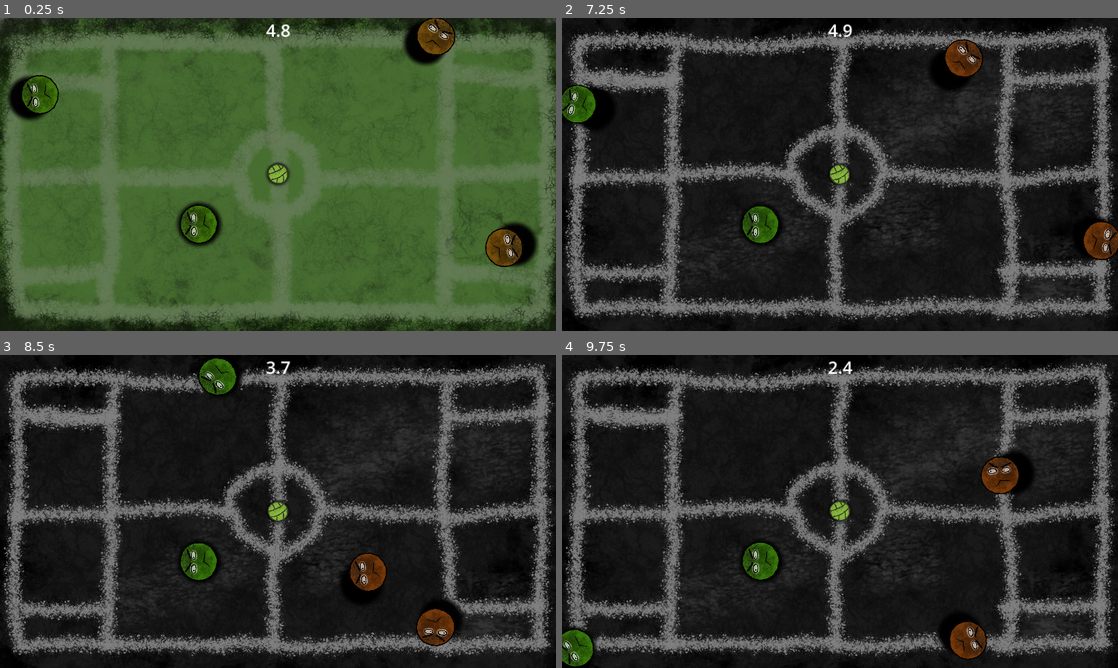
Above: before the commit, frames 1-4 (two rows, left to right).
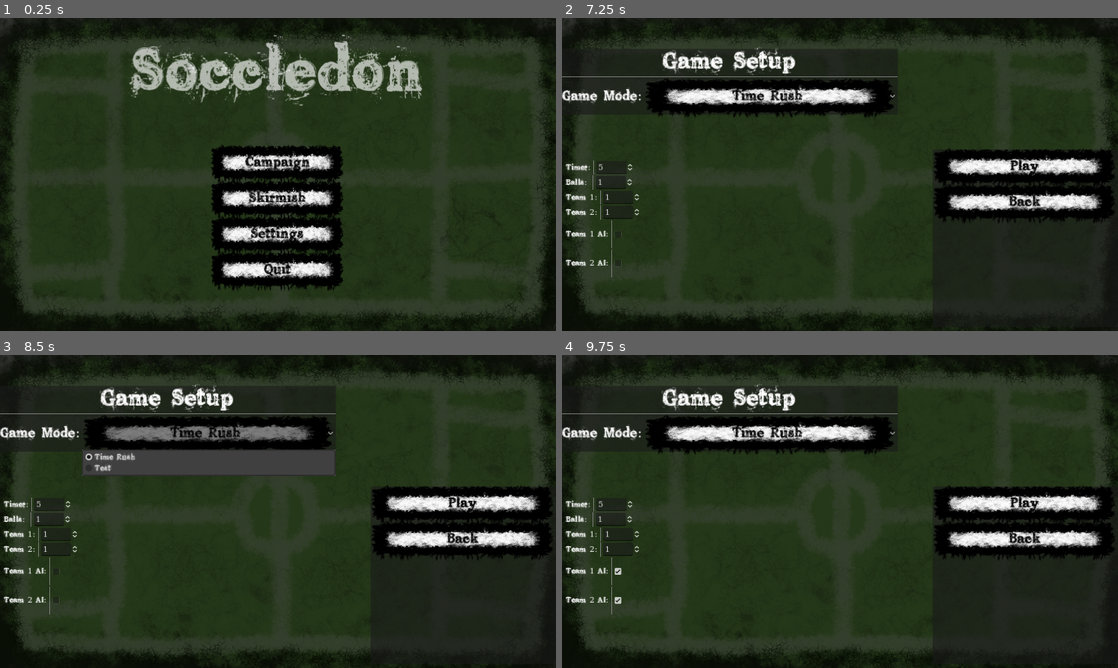
Above: after the commit, the same moments.

Repository: Aizohiith/Project_Tennis
Game: Godot game, scene res://Scenes/Main/Menu/Menu.tscn
Two runs of this game, one before a commit and one after it. Both use one fixed random seed, a clock stepped at 60 frames per second and the inputs below. Before the commit the project starts from res://Scenes/Test/Test.tscn.
Inputs (mouse positions are in pixels of both pictures, inside the frame that each line leads up to):
- Up to frame 1 (0.25 s): no input
- Up to frame 2 (7.25 s): click (840, 199) at 0.5 s, where only the run after the commit has a clickable "Skirmish"; click (773, 96) at 1.25 s, where only the run after the commit has a clickable "Time Rush"; click (617, 233) at 2.02 s; click (617, 262) at 2.77 s; click (1023, 165) at 3.5 s, where only the run after the commit has a clickable "Play"; click (1023, 165) at 4.25 s, where only the run after the commit has a clickable "Play"; click (773, 96) at 5 s, where only the run after the commit has a clickable "Time Rush"; click (617, 233) at 5.77 s; click (617, 262) at 6.52 s
- Up to frame 3 (8.5 s): click (461, 502) at 7.25 s, where only the run after the commit has a clickable "Play"; click (211, 433) at 8 s, where only the run after the commit has a clickable "Time Rush"
- Up to frame 4 (9.75 s): click (617, 570) at 8.77 s; click (617, 599) at 9.52 s

The runs differ from the first frame. In frame 1, 94% of the frame differs, in the area x 0-100%, y 0-100%; in frame 2, 62%; in frame 3, 62%; in frame 4, 62%.
Error after the commit: Parse Error: Identifier "Steam" not declared in the current scope. (res://Signeltons/Game_Manager.gd:26)

Commit message:
Added Steam Integration

Diff:
--- a/Scenes/Ball/Ball.gd
+++ b/Scenes/Ball/Ball.gd
@@ -3,13 +3,18 @@
 
 # Called when the node enters the scene tree for the first time.
 func _ready():
-	pass # Replace with function body.
-
+	Reset()
 
 # Called every frame. 'delta' is the elapsed time since the previous frame.
 func _process(delta):
-	pass
+	if (freeze):
+		Reset()
 
+func Reset():
+	await  get_tree().create_timer(0.01).timeout
+	set_axis_velocity(Vector2(0, 0))
+	global_position = Vector2(0, 0)
+	freeze = false
 
 func _on_sound_area_area_entered(area):
 	Game_Manager.gg_Screen_Shake.emit(1)
--- a/Scenes/Field/Field.gd
+++ b/Scenes/Field/Field.gd
@@ -15,7 +15,7 @@
 
 # Called when the node enters the scene tree for the first time.
 func _ready():
-	gg_Sprite.texture = garr_Sprites.pick_random()
+	Reset()
 
 # Called every frame. 'delta' is the elapsed time since the previous frame.
 func _process(delta):
@@ -27,3 +27,7 @@
 		gg_Ball_Side = enum_Ball_Sides.RIGHT
 	else:
 		gg_Ball_Side = enum_Ball_Sides.LINE
+
+func Reset():
+	gg_Ball_Side = enum_Ball_Sides.LINE
+	gg_Sprite.texture = garr_Sprites.pick_random()
--- a/Scenes/Game_Modes/Game_Mode_Resetting_Timer/Game_Mode_Restting_Timer.gd
+++ b/Scenes/Game_Modes/Game_Mode_Resetting_Timer/Game_Mode_Restting_Timer.gd
@@ -2,9 +2,14 @@
 
 @export var gf_Max_Swap_Time = 5
 @onready var lbl_Timer = $UI/lbl_Timer
+@onready var gg_Right_Score = $UI/Right_Score
+@onready var gg_Left_Score = $UI/Left_Score
+
 var gf_Time_Since_Swap : float = 0
 var gg_Field : Node2D
 var gg_Pre_Ball_Side : int = 0
+var gi_Team_1_Score : int = 0
+var gi_Team_2_Score : int = 0
 # Called when the node enters the scene tree for the first time.
 func _ready():
 	gg_Field = get_parent().get_node("Field")
@@ -18,18 +23,38 @@
 		gg_Pre_Ball_Side = gg_Field.gg_Ball_Side
 
 	lbl_Timer.text = str(round(10 * (gf_Max_Swap_Time - gf_Time_Since_Swap)) / 10)
+	gg_Right_Score.text = "" + str(gi_Team_2_Score)
+	gg_Left_Score.text = "" + str(gi_Team_1_Score)
 	if gf_Max_Swap_Time - gf_Time_Since_Swap <= 0:
 		lbl_Timer.text = "Game Over\n"
 		match gg_Field.gg_Ball_Side:
 			gg_Field.enum_Ball_Sides.LEFT:
 				lbl_Timer.text += "Right Won\n"
+				gi_Team_2_Score += 1
 			gg_Field.enum_Ball_Sides.RIGHT:
 				lbl_Timer.text += "Left Won\n"
+				gi_Team_1_Score += 1
 			gg_Field.enum_Ball_Sides.LINE:
 				lbl_Timer.text += "Line: Draw\n"
+				gi_Team_1_Score += 1
+				gi_Team_2_Score += 1
 			gg_Field.enum_Ball_Sides.OUT:
 				lbl_Timer.text += "Out: Rematch\n"
 		get_tree().paused = true
 		await get_tree().create_timer(1.5).timeout
 		get_tree().paused = false
-		Load_Manager.Load_Scene("res://Scenes/Test/Test.tscn")
+		Reset()
+
+
+func Reset():
+	gf_Time_Since_Swap = 0
+	gg_Pre_Ball_Side = 0
+	gg_Field.Reset()
+
+	var larr_Balls = get_tree().get_nodes_in_group("Ball")
+	for C1 in range(len(larr_Balls)):
+		larr_Balls[C1].freeze = true
+
+	var larr_Players = get_tree().get_nodes_in_group("Player")
+	for C1 in range(len(larr_Players)):
+		larr_Players[C1].freeze = true
--- a/Scenes/Game_Modes/Game_Mode_Resetting_Timer/Game_Mode_Restting_Timer.tscn
+++ b/Scenes/Game_Modes/Game_Mode_Resetting_Timer/Game_Mode_Restting_Timer.tscn
@@ -1,11 +1,14 @@
-[gd_scene load_steps=3 format=3 uid="uid://b8py68tldai28"]
+[gd_scene load_steps=4 format=3 uid="uid://b8py68tldai28"]
 
 [ext_resource type="Script" path="res://Scenes/Game_Modes/Game_Mode_Resetting_Timer/Game_Mode_Restting_Timer.gd" id="1_gy4io"]
 
 [sub_resource type="LabelSettings" id="LabelSettings_ob2fx"]
 font_size = 36
 
-[node name="Game_Mode_Restting_Timer" type="Node"]
+[sub_resource type="LabelSettings" id="LabelSettings_4wf1t"]
+font_size = 36
+
+[node name="Node" type="Node"]
 script = ExtResource("1_gy4io")
 
 [node name="UI" type="CanvasLayer" parent="."]
@@ -21,3 +24,22 @@
 grow_horizontal = 2
 text = "0"
 label_settings = SubResource("LabelSettings_ob2fx")
+
+[node name="Left_Score" type="Label" parent="UI"]
+offset_right = 40.0
+offset_bottom = 23.0
+text = "Team 1: 0"
+label_settings = SubResource("LabelSettings_4wf1t")
+vertical_alignment = 1
+
+[node name="Right_Score" type="Label" parent="UI"]
+anchors_preset = 1
+anchor_left = 1.0
+anchor_right = 1.0
+offset_left = -166.0
+offset_bottom = 50.0
+grow_horizontal = 0
+text = "Team 2: 0"
+label_settings = SubResource("LabelSettings_4wf1t")
+horizontal_alignment = 2
+vertical_alignment = 1
--- a/Scenes/Main/Free_Play/Free_Play.gd
+++ b/Scenes/Main/Free_Play/Free_Play.gd
@@ -3,6 +3,10 @@
 @onready var gg_Game_Mode_Option_Button = $Setup/VBoxContainer/HBoxContainer/Game_Mode_Option_Button
 @onready var gg_Ball_Count = $Mode_Setup/VBoxContainer/HBoxContainer2/Ball_Count
 @onready var gg_Timer_Amount = $Mode_Setup/VBoxContainer/HBoxContainer/Timer_Amount
+@onready var gg_Team_1_Count = $Mode_Setup/VBoxContainer/HBoxContainer3/Team_1_Count
+@onready var gg_Team_2_Count = $Mode_Setup/VBoxContainer/HBoxContainer4/Team_2_Count
+@onready var gg_Team_1_AI = $Mode_Setup/VBoxContainer/HBoxContainer5/Team_1_AI
+@onready var gg_Team_2_AI = $Mode_Setup/VBoxContainer/HBoxContainer6/Team_2_AI
 
 const GAME_MODES = {
 	"Time Rush" : "res://Scenes/Main/Free_Play_Game/Free_Play_Game.tscn",
@@ -20,11 +24,17 @@
 
 
 func _on_play_pressed():
-	var ll_Settings = {
-		"Mode" : gg_Game_Mode_Option_Button.text,
-		"Balls" : gg_Ball_Count.value,
-		"Time" : gg_Timer_Amount.value
-	}
+
+
+	var ll_Settings = ((Game_Manager.gg_Game_Setup_Template) as Dictionary).duplicate()
+	ll_Settings.Mode = gg_Game_Mode_Option_Button.text
+	ll_Settings.Balls = gg_Ball_Count.value
+	ll_Settings.Time = gg_Timer_Amount.value
+
+	ll_Settings.Team_1.Players = gg_Team_1_Count.value
+	ll_Settings.Team_2.Players = gg_Team_2_Count.value
+	ll_Settings.Team_1.AI = gg_Team_1_AI.button_pressed
+	ll_Settings.Team_2.AI = gg_Team_2_AI.button_pressed
 	if gg_Game_Mode_Option_Button.text == "Test":
 		Load_Manager.Load_Scene(GAME_MODES[gg_Game_Mode_Option_Button.text])
 	else:
--- a/Scenes/Main/Free_Play/Free_Play.tscn
+++ b/Scenes/Main/Free_Play/Free_Play.tscn
@@ -106,6 +106,7 @@
 alignment = 1
 
 [node name="Mode_Setup" type="Panel" parent="."]
+self_modulate = Color(1, 1, 1, 0)
 layout_mode = 1
 anchors_preset = -1
 anchor_left = 0.375
@@ -155,5 +156,65 @@
 max_value = 50.0
 value = 1.0
 
+[node name="HBoxContainer3" type="HBoxContainer" parent="Mode_Setup/VBoxContainer"]
+layout_mode = 2
+
+[node name="Team1" type="Label" parent="Mode_Setup/VBoxContainer/HBoxContainer3"]
+layout_mode = 2
+text = "Team 1:"
+
+[node name="VSeparator" type="VSeparator" parent="Mode_Setup/VBoxContainer/HBoxContainer3"]
+layout_mode = 2
+
+[node name="Team_1_Count" type="SpinBox" parent="Mode_Setup/VBoxContainer/HBoxContainer3"]
+layout_mode = 2
+min_value = 1.0
+max_value = 50.0
+value = 1.0
+
+[node name="HBoxContainer4" type="HBoxContainer" parent="Mode_Setup/VBoxContainer"]
+layout_mode = 2
+
+[node name="Team2" type="Label" parent="Mode_Setup/VBoxContainer/HBoxContainer4"]
+layout_mode = 2
+text = "Team 2:"
+
+[node name="VSeparator" type="VSeparator" parent="Mode_Setup/VBoxContainer/HBoxContainer4"]
+layout_mode = 2
+
+[node name="Team_2_Count" type="SpinBox" parent="Mode_Setup/VBoxContainer/HBoxContainer4"]
+layout_mode = 2
+min_value = 1.0
+max_value = 50.0
+value = 1.0
+
+[node name="HBoxContainer5" type="HBoxContainer" parent="Mode_Setup/VBoxContainer"]
+layout_mode = 2
+
+[node name="Team2" type="Label" parent="Mode_Setup/VBoxContainer/HBoxContainer5"]
+layout_mode = 2
+text = "Team 1 AI:"
+
+[node name="VSeparator" type="VSeparator" parent="Mode_Setup/VBoxContainer/HBoxContainer5"]
+layout_mode = 2
+
+[node name="Team_1_AI" type="CheckBox" parent="Mode_Setup/VBoxContainer/HBoxContainer5"]
+layout_mode = 2
+flat = true
+
+[node name="HBoxContainer6" type="HBoxContainer" parent="Mode_Setup/VBoxContainer"]
+layout_mode = 2
+
+[node name="Team2" type="Label" parent="Mode_Setup/VBoxContainer/HBoxContainer6"]
+layout_mode = 2
+text = "Team 2 AI:"
+
+[node name="VSeparator" type="VSeparator" parent="Mode_Setup/VBoxContainer/HBoxContainer6"]
+layout_mode = 2
+
+[node name="Team_2_AI" type="CheckBox" parent="Mode_Setup/VBoxContainer/HBoxContainer6"]
+layout_mode = 2
+flat = true
+
 [connection signal="pressed" from="Done/VBoxContainer/Play" to="." method="_on_play_pressed"]
 [connection signal="pressed" from="Done/VBoxContainer/Back" to="." method="_on_back_pressed"]
--- a/Scenes/Main/Free_Play_Game/Free_Play_Game.gd
+++ b/Scenes/Main/Free_Play_Game/Free_Play_Game.gd
@@ -1,14 +1,44 @@
 extends Node2D
 
+@onready var gg_Team_1 = $Team1
+@onready var gg_Team_2 = $Team2
+
 var gg_Ball_Scene = preload("res://Scenes/Ball/Ball.tscn")
-var gi_Ball_Count : int = 1
+var gg_Player_Scene = preload("res://Scenes/Player/Player.tscn")
+
+
+var gi_Ball_Count : int = 0
+
+var gi_Team_1_Count : int = 0
+var gi_Team_2_Count : int = 0
+var gb_Team_1_AI : bool = false
+var gb_Team_2_AI : bool = false
 # Called when the node enters the scene tree for the first time.
 
 func _ready():
 	for C1 in range(gi_Ball_Count):
 		var T1 = gg_Ball_Scene.instantiate()
-		T1.global_position = Vector2(100, 100)
+		T1.global_position = Vector2(0, 0)
 		add_child(T1)
+
+	for C1 in range(gi_Team_1_Count):
+		var T1 = gg_Player_Scene.instantiate()
+		T1.global_position = Vector2(-500, 0)
+		gg_Team_1.add_child(T1)
+
+	for C1 in range(gi_Team_2_Count):
+		var T1 = gg_Player_Scene.instantiate()
+		T1.global_position = Vector2(500, 0)
+		gg_Team_2.add_child(T1)
+
+
+
+
+	gg_Team_1.gb_AI = gb_Team_1_AI
+	gg_Team_1.Setup()
+
+	gg_Team_2.gb_AI = gb_Team_2_AI
+	gg_Team_2.Setup()
 
 
 # Called every frame. 'delta' is the elapsed time since the previous frame.
--- a/Scenes/Main/Loading/Loading.tscn
+++ b/Scenes/Main/Loading/Loading.tscn
@@ -1,11 +1,12 @@
-[gd_scene load_steps=5 format=3 uid="uid://brv5738xj6qrj"]
+[gd_scene load_steps=6 format=3 uid="uid://brv5738xj6qrj"]
 
 [ext_resource type="Theme" uid="uid://ub587t65ll50" path="res://Scenes/UI/Themr.theme" id="1_rkioj"]
 [ext_resource type="Script" path="res://Scenes/Main/Loading/Loading.gd" id="2_gmheg"]
-[ext_resource type="Texture2D" uid="uid://bja6n66rjict8" path="res://Assets/Art/UI/Button.png" id="3_6dpye"]
 [ext_resource type="Texture2D" uid="uid://uvhlp8b3tjlb" path="res://Assets/Art/Field/Field.png" id="3_26wsq"]
+[ext_resource type="Texture2D" uid="uid://b1g0niapk2ic6" path="res://Assets/Art/UI/Button_Inside.png" id="4_f2sik"]
+[ext_resource type="Texture2D" uid="uid://b8xjokrhpvff5" path="res://Assets/Art/UI/Button_Outline.png" id="5_laipk"]
 
-[node name="Loading" type="Control"]
+[node name="Loading" type="Control" groups=["Loading"]]
 layout_mode = 3
 anchors_preset = 15
 anchor_right = 1.0
@@ -51,6 +52,7 @@
 grow_vertical = 2
 scale = Vector2(0.5, 0.5)
 step = 0.1
-texture_under = ExtResource("3_6dpye")
-texture_progress = ExtResource("3_6dpye")
+texture_under = ExtResource("4_f2sik")
+texture_over = ExtResource("5_laipk")
+texture_progress = ExtResource("4_f2sik")
 tint_progress = Color(0.00129839, 0.144998, 0.0600947, 1)
--- a/Scenes/Player/Player.gd
+++ b/Scenes/Player/Player.gd
@@ -5,6 +5,7 @@
 @export var gf_AI_Shoot_Interval_STD : float = 1.0
 
 var gb_Hold : bool = false
+var gv2_Hold_Pos : Vector2
 var gf_Time_Since_Last_Shoot : float = 0
 var gf_AI_Shoot_Interval : float = 0
 var gb_Hit_Ball : bool = false
@@ -25,31 +26,42 @@
 
 # Called every frame. 'delta' is the elapsed time since the previous frame.
 func _process(delta):
+	if (freeze):
+		Reset()
 	gf_Time_Since_Last_Shoot += delta
 	if (gf_Time_Since_Last_Shoot > 0.5):
 		gb_Hit_Ball = false
 	gg_Sprite_Arrow.visible = gb_Hold
 	if gb_Hold:
-		var lv2_Dir = get_global_mouse_position() - global_position
+		var lv2_Dir = get_global_mouse_position() - gv2_Hold_Pos
 		var lf_Shoot_Power = lv2_Dir.length() * 100
 		lf_Shoot_Power = clamp(lf_Shoot_Power, 100, 10000)
 		gg_Sprite_Arrow.scale.x = lf_Shoot_Power/1000
+
+	if Input.is_action_just_pressed("Hold") and not gb_Hold:
+		if gb_AI:
+			return
+		gb_Hold = true
+		set_axis_velocity(Vector2(0, 0))
+		gv2_Hold_Pos = get_global_mouse_position()
 	Human_Rotate()
 	Human_Shoot()
 	AI_Shoot()
 
-func _input_event(viewport, event, shape_idx):
-	if gb_AI:
-		return
-	if event.is_action_pressed("Hold"):
-		gb_Hold = true
+
+func Reset():
+	await  get_tree().create_timer(0.01).timeout
+	set_axis_velocity(Vector2(0, 0))
+	freeze = false
+	gb_Hold = false
+	gb_Hit_Ball = false
 
 func Human_Rotate():
 	if gb_AI:
 		return
 	if not gb_Hold:
 		return
-	look_at(get_global_mouse_position())
+	look_at((get_global_mouse_position() - gv2_Hold_Pos) + global_position)
 
 func AI_Shoot():
 	if not gb_AI:
@@ -68,16 +80,16 @@
 	if not gb_Hold:
 		return
 	gb_Hold = false
-	Shoot(get_global_mouse_position())
+	Shoot(get_global_mouse_position() - gv2_Hold_Pos)
 
 func Shoot(gv2_Dir_Power : Vector2):
 	gf_Time_Since_Last_Shoot = 0
 
 	gb_Hit_Ball = true
-	var lv2_Dir = gv2_Dir_Power - global_position
+	var lv2_Dir = gv2_Dir_Power
 	var lf_Shoot_Power = lv2_Dir.length() * 100
 	lf_Shoot_Power = clamp(lf_Shoot_Power, 100, 10000)
-	lv2_Dir = -lv2_Dir.normalized()
+	lv2_Dir = (-lv2_Dir).normalized()
 	apply_central_force(lv2_Dir * lf_Shoot_Power)
 	gg_Shoot_Audio_Player.pitch_scale = randf_range(-0.2, 0.1) + 1
 	gg_Shoot_Audio_Player.volume_db = linear_to_db(lf_Shoot_Power / 10000)
--- a/Scenes/Player/Player.tscn
+++ b/Scenes/Player/Player.tscn
@@ -27,7 +27,6 @@
 [node name="Player" type="RigidBody2D" groups=["Player"]]
 collision_layer = 2
 collision_mask = 15
-input_pickable = true
 mass = 0.1
 physics_material_override = SubResource("PhysicsMaterial_u2gy5")
 script = ExtResource("1_nspja")
--- a/Scenes/Team/Team.gd
+++ b/Scenes/Team/Team.gd
@@ -1,14 +1,16 @@
 extends Node2D
 
+var gb_AI : bool = false
 var lf_Team_Color : float = 0.5
 
 
 # Called when the node enters the scene tree for the first time.
-func _ready():
+func Setup():
 	lf_Team_Color = randf()
 	var larr_Childer = get_children()
 	for C1 in range(len(larr_Childer)):
 		larr_Childer[C1].Set_Color(lf_Team_Color)
+		larr_Childer[C1].gb_AI = gb_AI
 
 # Called every frame. 'delta' is the elapsed time since the previous frame.
 func _process(delta):
--- a/Signeltons/Game_Manager.gd
+++ b/Signeltons/Game_Manager.gd
@@ -1,15 +1,39 @@
 extends Node
+
+var gs_App_ID = "3097880"
 
 signal gg_Screen_Shake
 
-# Called when the node enters the scene tree for the first time.
+
+var gg_Team_Setup_Template = {
+	"Color" : 0,
+	"Players" : 0,
+	"AI" : false
+}
+var gg_Game_Setup_Template = {
+		"Mode" : "",
+		"Balls" : 0,
+		"Time" : 0,
+		"Team_1" : gg_Team_Setup_Template.duplicate(),
+		"Team_2" : gg_Team_Setup_Template.duplicate(),
+	}
+
+func _init():
+	OS.set_environment("SteanAppID", gs_App_ID)
+	OS.set_environment("SteamGameID", gs_App_ID)
+
+func _process(delta):
+	Steam.run_callbacks()
+
 func _ready():
-	pass # Replace with function body.
+	var ll_Init = Steam.steamInit()
+	var lb_Steam_Running = Steam.isSteamRunning()
+	print(ll_Init)
+	print(lb_Steam_Running)
+	print(Steam.getAchievementName(0))
+	print(Steam.getAchievement("TEST"))
 
 
-# Called every frame. 'delta' is the elapsed time since the previous frame.
-func _process(delta):
-	pass
 
 func Generate_Random_2D_Vector():
 	var lf_X = randf_range(-1.0, 1.0)
@@ -21,3 +45,11 @@
 	var lf_U2 = randf()
 	var lf_Z = sqrt(-2.0 * log(lf_U1)) * cos(2.0 * PI * lf_U2)
 	return lf_Z * lf_STD + lf_Mean
+
+func Clear_Achievement(ps_Name):
+	Steam.clearAchievement(ps_Name)
+	Steam.storeStats()
+
+func Set_Achievement(ps_Name):
+	Steam.setAchievement(ps_Name)
+	Steam.storeStats()
--- a/Signeltons/Load_Manager.gd
+++ b/Signeltons/Load_Manager.gd
@@ -21,7 +21,6 @@
 	if not (gb_Prossesing):
 		return
 	ResourceLoader.load_threaded_get_status(gs_Next_Scene, garr_Progress)
-	print(garr_Progress[0])
 	if garr_Progress[0] >= 1:
 		gb_Prossesing = false
 		await  get_tree().create_timer(0.5).timeout
@@ -33,13 +32,19 @@
 func Done_Load_Game():
 	var ll_Scene = ResourceLoader.load_threaded_get(gs_Next_Scene)
 	var T1 = ll_Scene.instantiate()
-	T1.gi_Ball_Count = gg_Game_Setup["Balls"]
-	if gg_Game_Setup["Mode"] == "Time Rush":
+	T1.gi_Ball_Count = gg_Game_Setup.Balls
+	T1.gi_Team_1_Count = gg_Game_Setup.Team_1.Players
+	T1.gi_Team_2_Count = gg_Game_Setup.Team_2.Players
+	T1.gb_Team_1_AI = gg_Game_Setup.Team_1.AI
+	T1.gb_Team_2_AI = gg_Game_Setup.Team_2.AI
+
+	if gg_Game_Setup.Mode == "Time Rush":
 		var T2 = (load("res://Scenes/Game_Modes/Game_Mode_Resetting_Timer/Game_Mode_Restting_Timer.tscn") as PackedScene).instantiate()
-		T2.gf_Max_Swap_Time = gg_Game_Setup["Time"]
+		T2.gf_Max_Swap_Time = gg_Game_Setup.Time
 		T1.add_child(T2)
 	get_tree().root.add_child(T1)
 	get_tree().current_scene = T1
+	get_tree().get_first_node_in_group("Loading").queue_free()
 
 func Done_Load_Scene():
 	var ll_Scene = ResourceLoader.load_threaded_get(gs_Next_Scene)
--- a/project.godot
+++ b/project.godot
@@ -11,7 +11,7 @@
 [application]
 
 config/name="Project Tennis"
-run/main_scene="res://Scenes/Test/Test.tscn"
+run/main_scene="res://Scenes/Main/Menu/Menu.tscn"
 config/features=PackedStringArray("4.2", "Forward Plus")
 config/icon="res://icon.svg"
 
@@ -51,3 +51,8 @@
 
 2d/default_gravity=0.0
 2d/default_gravity_vector=Vector2(0, 0)
+
+[rendering]
+
+renderer/rendering_method="gl_compatibility"
+renderer/rendering_method.mobile="gl_compatibility"
Not shown, changed: export_presets.cfg
